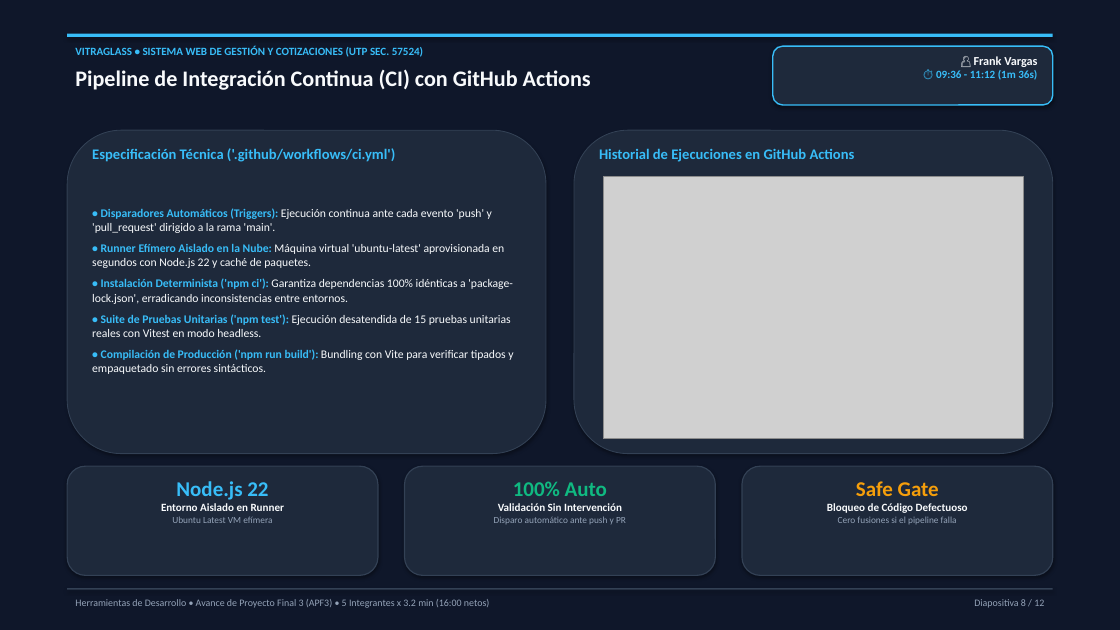
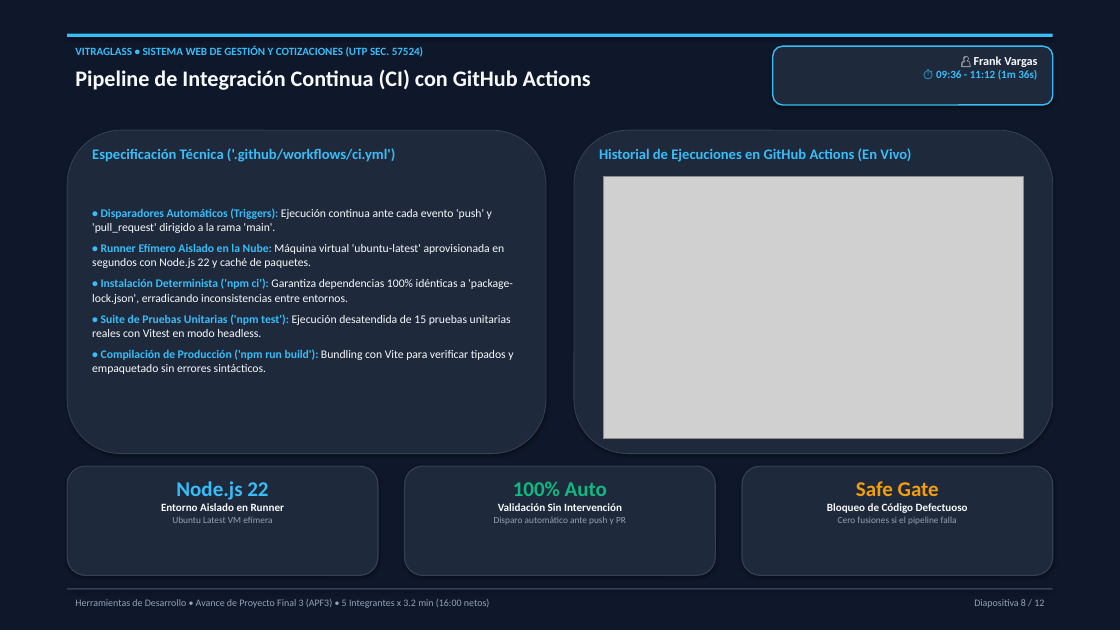
Before and after one commit to Arelizoyarce/front_end_vitraglass, a slide deck: slide 8 of docs/presentaciones/SUSTENTACION_APF3_VITRAGLASS.pptx. Drawn at 1120x630 pixels with LibreOffice and Linux fonts; fonts in the diff are those of the drawing; grey boxes stand for pictures. Boxes give left, top, right and bottom in pixels: in the first picture for what was removed or moved away, otherwise in the second. Text is boxed around its words. In the diff, an @@ line names an element or a change of style, - is before the commit and + after.

```diff
--- a/docs/presentaciones/SUSTENTACION_APF3_VITRAGLASS.pptx
+++ b/docs/presentaciones/SUSTENTACION_APF3_VITRAGLASS.pptx
@@ text at (x1=599, y1=148, x2=911, y2=162): text changed @@
-Historial de Ejecuciones en GitHub Actions
+Historial de Ejecuciones en GitHub Actions (En Vivo)
```
Also in this commit, not shown: 2 other slides changed, 15 other files.
